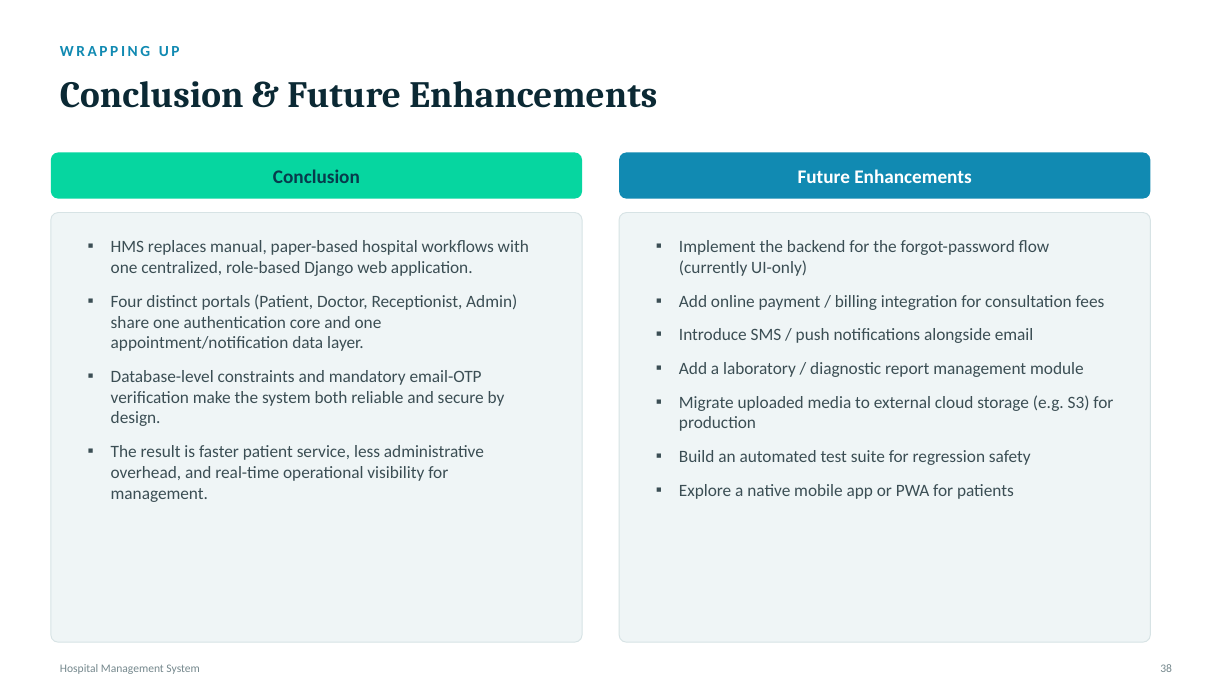
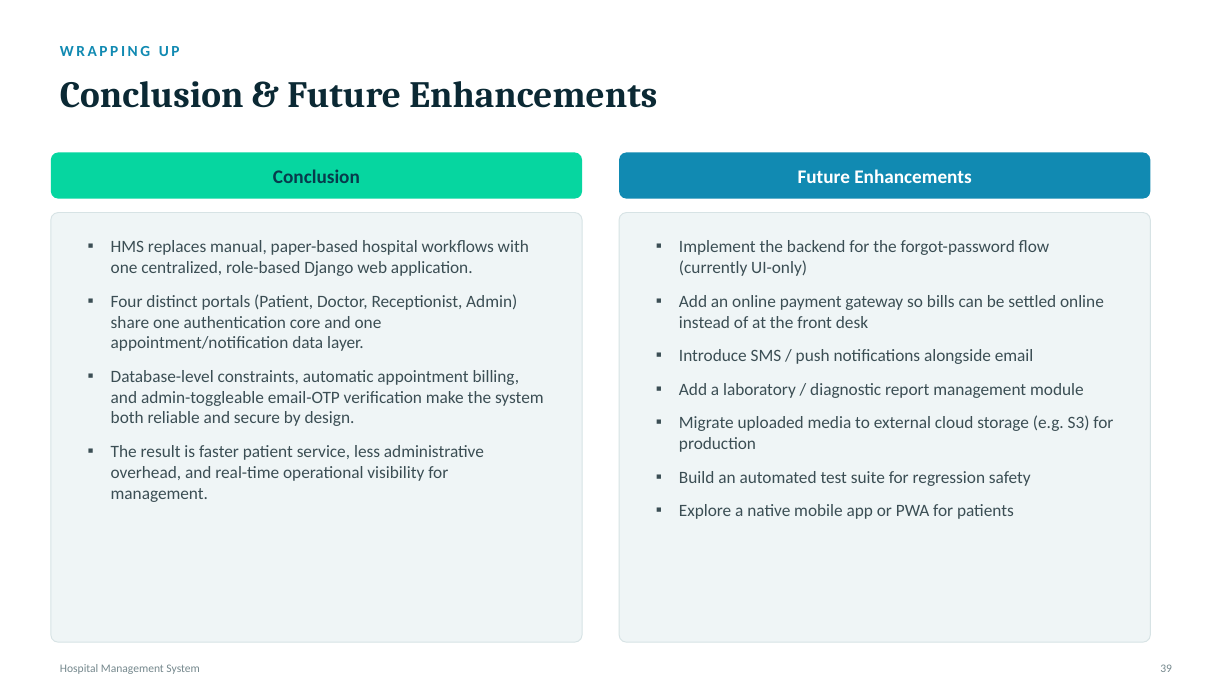
Before and after one commit to lakshitbuilds/Hospital-Management-System, a slide deck: slide 40 of HMS_Project_Presentation.pptx (slide 39 before the commit). Drawn at 1232x693 pixels with LibreOffice and Linux fonts; fonts in the diff are those of the drawing. Boxes give left, top, right and bottom in pixels: in the first picture for what was removed or moved away, otherwise in the second. Text is boxed around its words. In the diff, an @@ line names an element or a change of style, - is before the commit and + after.

```diff
--- a/HMS_Project_Presentation.pptx
+++ b/HMS_Project_Presentation.pptx
@@ text at (679, 295, 1104, 328): text changed @@
-▪ Add online payment / billing integration for consultation fees
+▪ Add an online payment gateway so bills can be settled online instead of at the front desk
@@ text at (111, 370, 544, 426): text changed @@
-▪ Database-level constraints and mandatory email-OTP verification make the system both reliable and secure by design.
+▪ Database-level constraints, automatic appointment billing, and admin-toggleable email-OTP verification make the system both reliable and secure by design.
```
Also in this commit, not shown: 15 other slides changed, 1 slide added, 5 other files.
